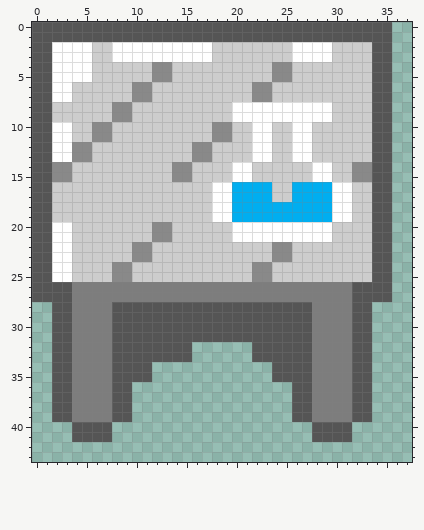
Pixel-art sprite: sprites/spr_table/layers/56032068-ea5d-4f22-826b-7afeb7bb15ae/b94b412a-f41c-42ea-9bd1-7c0bc1279c1a.png. The picture above was drawn from the file before the commit.
The file is 64x64 pixels. Shown: x 0..37, y 0..43.
After:
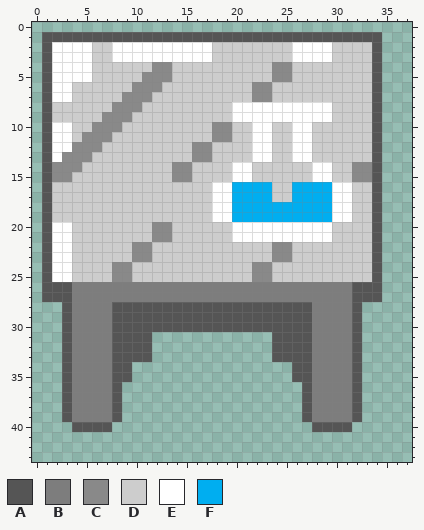
Palette (. is transparent): A #555555  B #7d7d7d  C #898989  D #cdcdcd  E #ffffff  F #00aef0
Change:
Changed rows in their new state; - is an unchanged pixel.
first column x 0:
 0 ....................................
 1 .----------------------------------.
 2 .----------------------------------.
 3 .----------------------------------.
 4 .----------------------------------.
 5 .----------C-----------------------.
 6 .-----------C----------------------.
 7 .--------C-------------------------.
 8 .---------C------------------------.
 9 .------C---------------------------.
10 .-------C--------------------------.
11 .----C-----------------------------.
12 .-----C----------------------------.
13 .--C-------------------------------.
14 .---C------------------------------.
15 .----------------------------------.
16 .----------------------------------.
17 .----------------------------------.
18 .----------------------------------.
19 .----------------------------------.
20 .----------------------------------.
21 .----------------------------------.
22 .----------------------------------.
23 .----------------------------------.
24 .----------------------------------.
25 .----------------------------------.
26 .----------------------------------.
27 .----------------------------------.
28 --.------------------------------.--
29 --.------------------------------.--
30 --.------------------------------.--
31 --.---------............---------.--
32 --.---------....------..---------.--
33 --.---------....------..---------.--
34 --.-------..------------..-------.--
35 --.-------..------------..-------.--
36 --.------.----------------.------.--
37 --.------.----------------.------.--
38 --.------.----------------.------.--
39 --.------.----------------.------.--
41 ----....--------------------....----
Changed places in both pictures, as pixel boxes (x1, y1, x2, y2):
changed: (32, 22, 392, 442)
